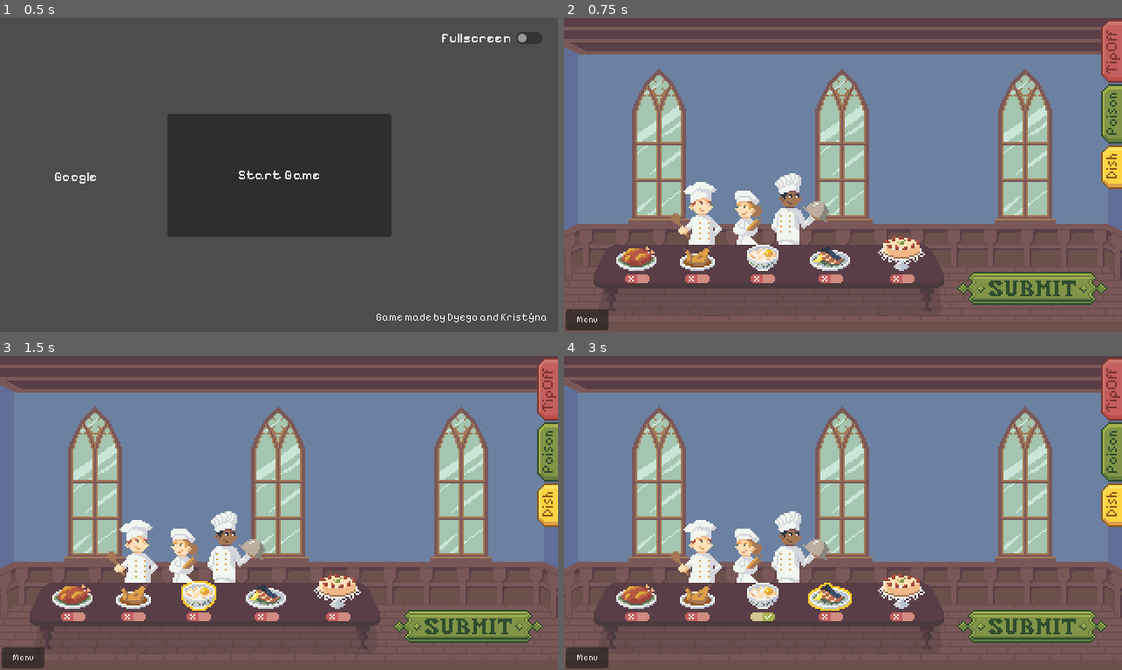
Above: before the commit, frames 1-4 (two rows, left to right).
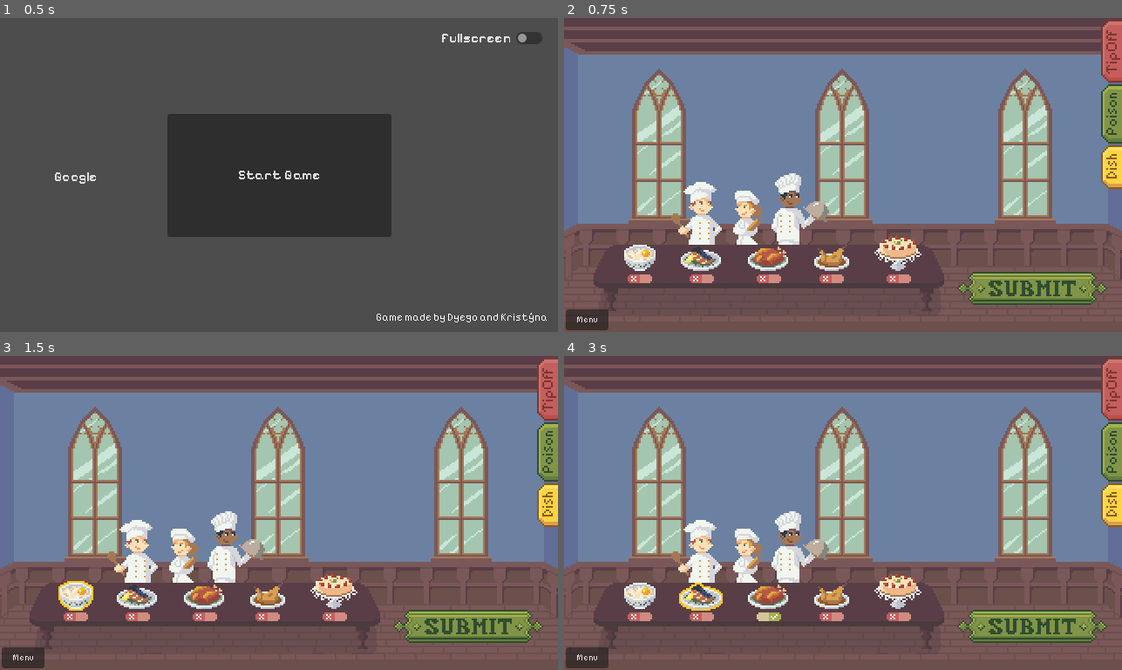
Above: after the commit, the same moments.

Repository: krstnvz/brackeys-gamejam
Game: Godot game, scene res://scenes/game/root.tscn
Two runs of this game, one before a commit and one after it. Both use one fixed random seed, a clock stepped at 60 frames per second and the inputs below.
Inputs (mouse positions are in pixels of both pictures, inside the frame that each line leads up to; where the layout moved, square brackets give the same spot in the first picture):
- Up to frame 1 (0.5 s): no input
- Up to frame 2 (0.75 s): click "Start Game" at 0.5 s
- Up to frame 3 (1.5 s): click (78, 594) [200, 594] at 1.25 s
- Up to frame 4 (3 s): click (764, 616) at 2.02 s; click (703, 597) [831, 597] at 2.75 s

Frame 1 is identical in both runs. In frame 2, 2.3% of the frame differs, in the area x 9-65%, y 69-85%; in frame 3, 2.5%; in frame 4, 2.6%.

Commit message:
feat: organize dishes and simplify toggle atlas

Diff:
--- a/scenes/components/Dish.tscn
+++ b/scenes/components/Dish.tscn
@@ -3,8 +3,15 @@
 [ext_resource type="Texture2D" uid="uid://dgytvxyinq6b7" path="res://sprites/dishes/porridge_atlas.tres" id="1_f0vex"]
 [ext_resource type="Script" uid="uid://blwabtrrbq1hb" path="res://scripts/dishes/dish.gd" id="1_fhlt1"]
 [ext_resource type="Resource" uid="uid://uwp5wlphx4uq" path="res://data objects/dishes/sweet_porridge.tres" id="2_x5gce"]
-[ext_resource type="Texture2D" uid="uid://buoqyvggxa0em" path="res://sprites/UI/toggle_off.tres" id="3_pkfoj"]
-[ext_resource type="Texture2D" uid="uid://bdbwr4sdx6lpo" path="res://sprites/UI/toggle_on.tres" id="4_f0vex"]
+[ext_resource type="Texture2D" uid="uid://blbu554ro8wrk" path="res://sprites/UI/toggle.png" id="4_pkfoj"]
+
+[sub_resource type="AtlasTexture" id="AtlasTexture_f0vex"]
+atlas = ExtResource("4_pkfoj")
+region = Rect2(0, 0, 14, 5)
+
+[sub_resource type="AtlasTexture" id="AtlasTexture_bd03a"]
+atlas = ExtResource("4_pkfoj")
+region = Rect2(0, 5, 14, 5)
 
 [node name="DishButton" type="TextureButton" unique_id=1092572369]
 texture_filter = 1
@@ -30,8 +37,8 @@
 grow_horizontal = 2
 grow_vertical = 0
 toggle_mode = true
-texture_normal = ExtResource("3_pkfoj")
-texture_pressed = ExtResource("4_f0vex")
+texture_normal = SubResource("AtlasTexture_f0vex")
+texture_pressed = SubResource("AtlasTexture_bd03a")
 
 [connection signal="button_up" from="." to="." method="_on_button_up"]
 [connection signal="toggled" from="CheckButton" to="." method="_on_check_button_toggled"]
--- a/scenes/game/main_game.tscn
+++ b/scenes/game/main_game.tscn
@@ -54,39 +54,39 @@
 [node name="Dishes" type="Node" parent="." unique_id=1007331144]
 
 [node name="DishButton1" parent="Dishes" unique_id=415389592 instance=ExtResource("2_xgagw")]
-offset_left = 208.0
+offset_left = 67.0
 offset_top = 258.0
-offset_right = 228.0
+offset_right = 87.0
 offset_bottom = 275.0
 
 [node name="DishButton2" parent="Dishes" unique_id=1160370312 instance=ExtResource("2_xgagw")]
-offset_left = 280.0
+offset_left = 132.0
 offset_top = 260.0
-offset_right = 305.0
+offset_right = 157.0
 offset_bottom = 276.0
 texture_normal = ExtResource("5_p4idn")
 dish = ExtResource("3_eixuh")
 
 [node name="DishButton3" parent="Dishes" unique_id=1980203305 instance=ExtResource("2_xgagw")]
-offset_left = 58.0
+offset_left = 209.0
 offset_top = 260.0
-offset_right = 83.0
+offset_right = 234.0
 offset_bottom = 276.0
 texture_normal = ExtResource("7_ntqwg")
 dish = ExtResource("4_v72ow")
 
 [node name="DishButton4" parent="Dishes" unique_id=731125659 instance=ExtResource("2_xgagw")]
-offset_left = 131.0
+offset_left = 285.0
 offset_top = 258.0
-offset_right = 153.0
+offset_right = 307.0
 offset_bottom = 275.0
 texture_normal = ExtResource("9_mgm0d")
 dish = ExtResource("5_ccb4r")
 
 [node name="DishButton5" parent="Dishes" unique_id=1334535440 instance=ExtResource("2_xgagw")]
-offset_left = 358.0
+offset_left = 354.0
 offset_top = 248.0
-offset_right = 387.0
+offset_right = 383.0
 offset_bottom = 270.0
 texture_normal = ExtResource("4_q7sfi")
 dish = ExtResource("6_stils")
--- a/sprites/UI/toggle_on.tres
+++ /dev/null
@@ -1,7 +0,0 @@
-[gd_resource type="AtlasTexture" format=3 uid="uid://bdbwr4sdx6lpo"]
-
-[ext_resource type="Texture2D" uid="uid://blbu554ro8wrk" path="res://sprites/UI/toggle.png" id="1_f8vs8"]
-
-[resource]
-atlas = ExtResource("1_f8vs8")
-region = Rect2(0, 5, 14, 5)
Renamed: sprites/UI/toggle_off.tres -> sprites/UI/toggle_atlas.tres
